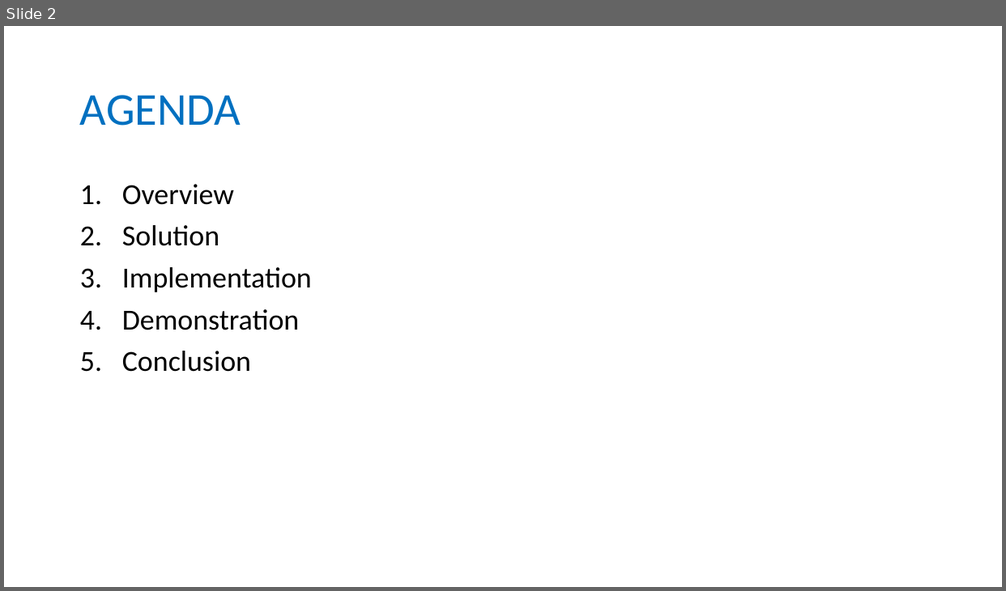
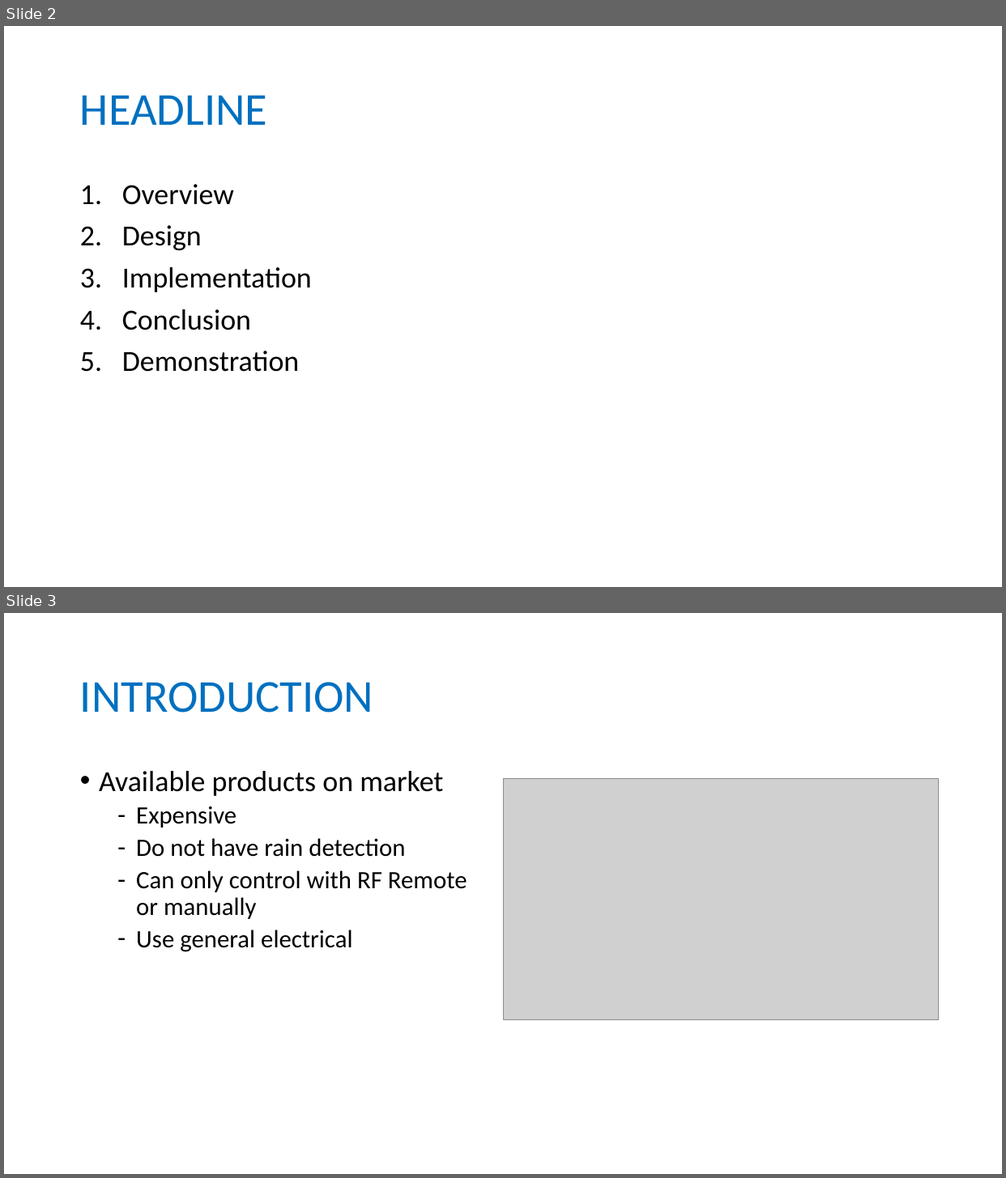
Before and after one commit to longhoang0304/DCDCS_Documentation, a slide deck: Final-Presentation.pptx. Shown one above the other, each under a label of ours: slide 2 before the commit, slides 2 and 3 after it. The pictures are 1006x591 and 1006x1178 pixels, drawn with LibreOffice and Linux fonts; fonts in the diff are those of the drawing; grey boxes stand for pictures. Boxes give left, top, right and bottom in pixels: in the first picture for what was removed or moved away, otherwise in the second. Text is boxed around its words. In the diff, an @@ line names an element or a change of style, - is before the commit and + after.

```diff
--- a/Final-Presentation.pptx
+++ b/Final-Presentation.pptx
@@ slide 3 added at <box>4,613,1002,1174</box>, background #FFFFFF @@
@@ title added at <box>80,682,373,713</box>, 44 pt, text #0070C0 @@
+INTRODUCTION
@@ text added at <box>99,771,467,952</box>, 24 pt, text #000000 @@
+• Available products on market
+  – Expensive
+  – Do not have rain detection
+  – Can only control with RF Remote
+    or manually
+  – Use general electrical
@@ picture added at <box>503,778,939,1020</box> @@
@@ slide 2 changed as well @@
@@ title at <box>80,95,267,125</box>: text changed @@
-AGENDA
+HEADLINE
@@ text at <box>122,225,202,250</box>: text changed @@
-2. Solution
+2. Design
@@ text at <box>122,310,251,331</box>: paragraph added @@
+4. Conclusion
@@ text at <box>122,351,251,372</box>: paragraph removed @@
-5. Conclusion
```
Also in this commit, not shown: 3 other slides changed, 30 other slides added, 11 slides removed, 2 other files.
